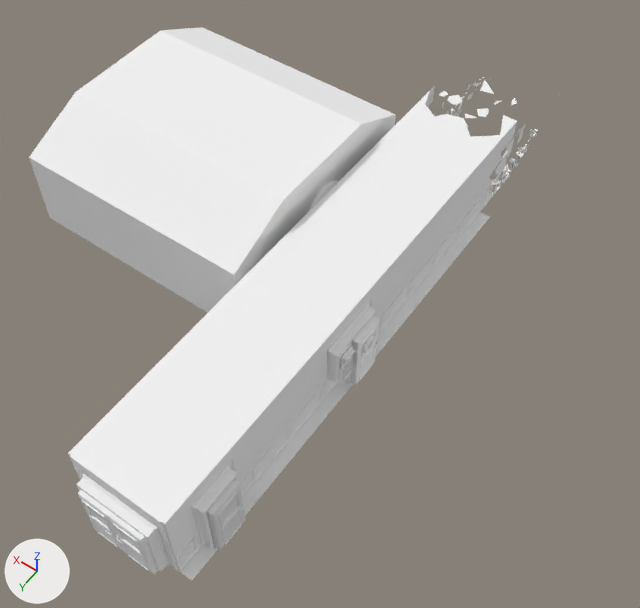
What one commit did to the FBX model Assets/Models/MindPlace/MindPlace 2.fbx.
Before and after are seen from a camera (50 mm lens) standing at (-54.8, 65.4, 127.4) and looking at (2.4, -14.6, 1.6). The axes (+X, +Y, +Z) are drawn at lower left. The lights are the same throughout. Where no turn or scale is listed for an object, it has been applied to the vertices.

In view in the first picture: 'Ceiling', 'DestroyedWall', 'Floor', 'WallDoorHall.011', 'WallDoorHall.012', 'WallFrame.002', 'WallHall.004', 'WallHall.008', 'WallHall.009', 'WallHall.010', 'WallHall.011', 'WallHall.012', 'WallRoomClock'.
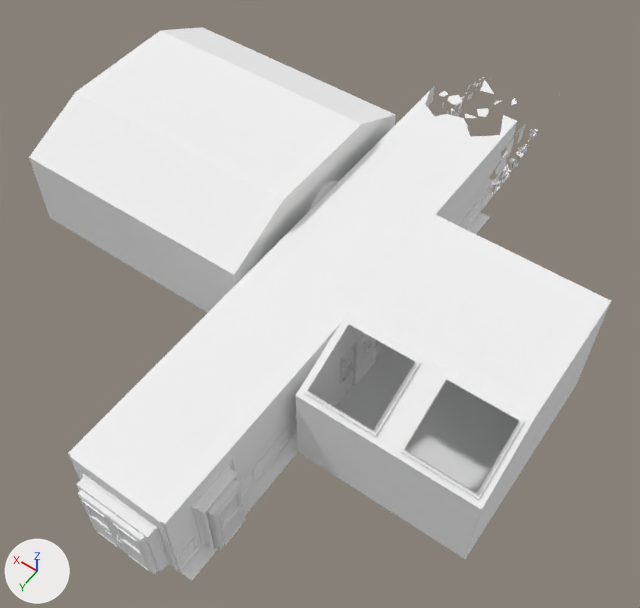
The change, as JSON lines over the scene's bpy script:
```json
{"op": "add", "block": "me_plane_004", "code": ["me_plane_004 = bpy.data.meshes.new('Plane.004')", "me_plane_004.from_pydata(...)  # 60 vertices, 48 faces; spans x -30.4..0.6, y -18.9..18.9, z -6.2..17.0", "me_plane_004.materials.append(mat_material)  # white #f3f3f3"]}
{"op": "add", "block": "me_plane_030_1", "code": ["me_plane_030_1 = bpy.data.meshes.new('Plane.030')", "me_plane_030_1.from_pydata(...)  # 338 vertices, 352 faces; spans x -0.62..0.62, y -1.08..1.03, z -3.45..-3.02", "me_plane_030_1.materials.append(mat_material)  # white #f3f3f3"]}
{"op": "add", "block": "me_plane_013", "code": ["me_plane_013 = bpy.data.meshes.new('Plane.013')", "me_plane_013.from_pydata([(-30.4, 18.9, -6.2), (-30.4, -18.9, -6.2), (-30.4, 18.9, 10.8), (-30.4, -18.9, 16.8), (-30.4, 5.9, -6.2), (-30.4, 5.9, 16.8)], [], [(4, 0, 2, 5), (1, 4, 5, 3)])", "me_plane_013.materials.append(mat_material)  # white #f3f3f3"]}
{"op": "add", "block": "me_plane_001", "code": ["me_plane_001 = bpy.data.meshes.new('Plane.001')", "me_plane_001.from_pydata([(0.6, 18.9, -6.2), (-30.4, 18.9, -6.2), (0.6, -18.9, -6.2), (-30.4, -18.9, -6.2)], [], [(2, 0, 1, 3)])", "me_plane_001.materials.append(mat_material)  # white #f3f3f3"]}
{"op": "add", "block": "me_plane_012", "code": ["me_plane_012 = bpy.data.meshes.new('Plane.012')", "me_plane_012.from_pydata(...)  # 23 vertices, 14 faces; spans x 0.6, y -18.9..18.9, z -6.2..16.8", "me_plane_012.materials.append(mat_material)  # white #f3f3f3"]}
{"op": "remove", "block": "ob_wallframe_002", "code": ["ob_wallframe_002 = bpy.data.objects.new('WallFrame.002', me_plane_030)", "ob_wallframe_002.location = (-11.4, -7.9, 8.2)"]}
{"op": "add", "block": "ob_wallroom", "code": ["ob_wallroom = bpy.data.objects.new('WallRoom', me_plane_004)", "ob_wallroom.location = (-12.1, -7.9, 6.2)"]}
{"op": "add", "block": "ob_cube_004", "code": ["ob_cube_004 = bpy.data.objects.new('Cube.004', me_plane_030_1)", "ob_cube_004.location = (-11.5, -2.3, 12.8)"]}
{"op": "add", "block": "ob_wallroom_003", "code": ["ob_wallroom_003 = bpy.data.objects.new('WallRoom.003', me_plane_013)", "ob_wallroom_003.location = (-12.1, -7.9, 6.2)"]}
{"op": "add", "block": "ob_wallroom_001", "code": ["ob_wallroom_001 = bpy.data.objects.new('WallRoom.001', me_plane_001)", "ob_wallroom_001.location = (-12.1, -7.9, 6.2)"]}
{"op": "add", "block": "ob_wallroom_002", "code": ["ob_wallroom_002 = bpy.data.objects.new('WallRoom.002', me_plane_012)", "ob_wallroom_002.location = (-12.1, -7.9, 6.2)"]}
```

Pixel boxes [x1, y1, x2, y2] of what changed, in the pictures (640 x 608 px):
```json
{"object": "WallRoom", "change": "added", "after": [295, 214, 611, 559]}
{"object": "WallRoom.001", "change": "added", "after": [335, 345, 519, 493]}
{"object": "WallRoom.003", "change": "added", "after": [466, 302, 611, 557]}
{"object": "WallRoom.002", "change": "added", "after": [309, 325, 385, 407]}
{"object": "WallFrame.002", "change": "deleted", "before": [349, 314, 378, 385]}
{"object": "WallDoorHall.012", "change": "unchanged, covered by the edit", "before": [322, 271, 387, 401], "after": [323, 324, 378, 386]}
```
